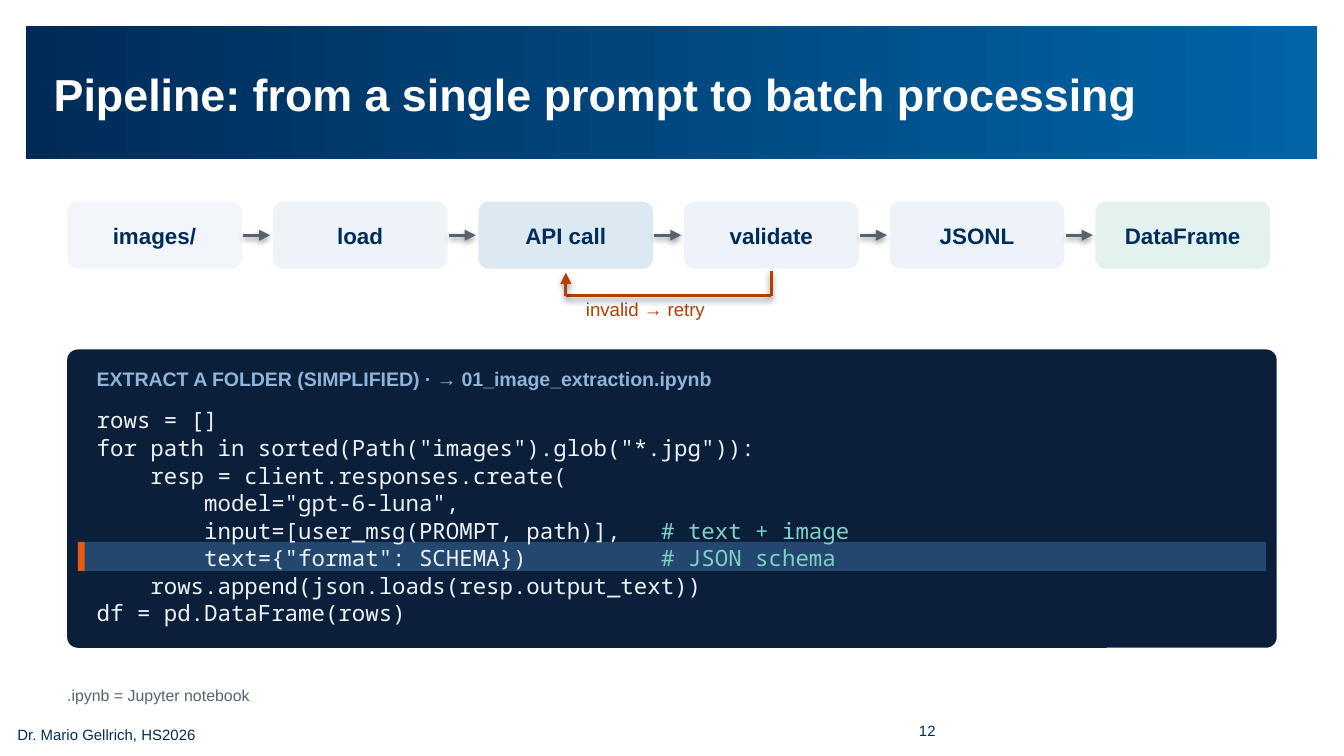
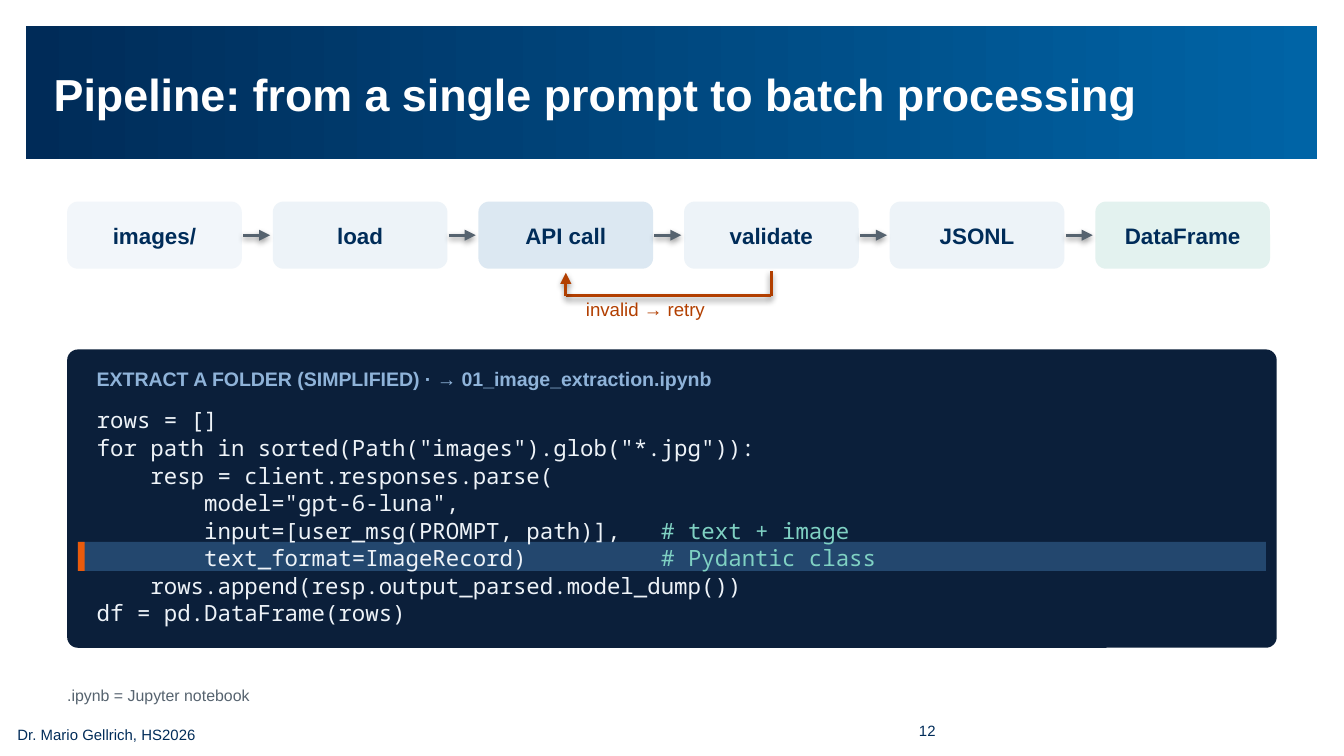
Before and after one commit to mario-gellrich-zhaw/multimodal_extraction_generation, a slide deck: slide 12 of slides/Slides_MSC_Data_Science_Week_13_EN_barrierefrei.pptx. Drawn at 1344x756 pixels with LibreOffice and Linux fonts; fonts in the diff are those of the drawing; background and template pictures are left out. Boxes give left, top, right and bottom in pixels: in the first picture for what was removed or moved away, otherwise in the second. Text is boxed around its words. In the diff, an @@ line names an element or a change of style, - is before the commit and + after.

```diff
--- a/slides/Slides_MSC_Data_Science_Week_13_EN_barrierefrei.pptx
+++ b/slides/Slides_MSC_Data_Science_Week_13_EN_barrierefrei.pptx
@@ text at bbox=[150, 467, 553, 489]: text changed @@
-resp = client.responses.create(
+resp = client.responses.parse(
@@ text at bbox=[150, 549, 876, 599]: text changed @@
-text={"format": SCHEMA}) # JSON schema
-rows.append(json.loads(resp.output_text))
+text_format=ImageRecord) # Pydantic class
+rows.append(resp.output_parsed.model_dump())
```
Also in this commit, not shown: 8 other slides changed, 7 other files.
